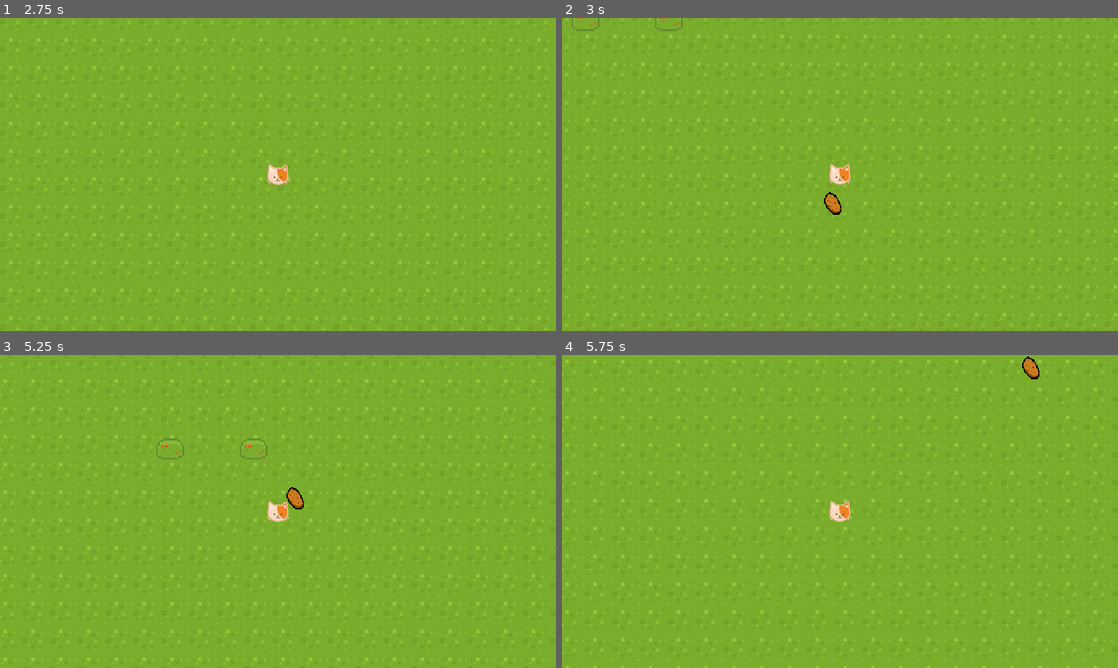
Above: before the commit, frames 1-4 (two rows, left to right).
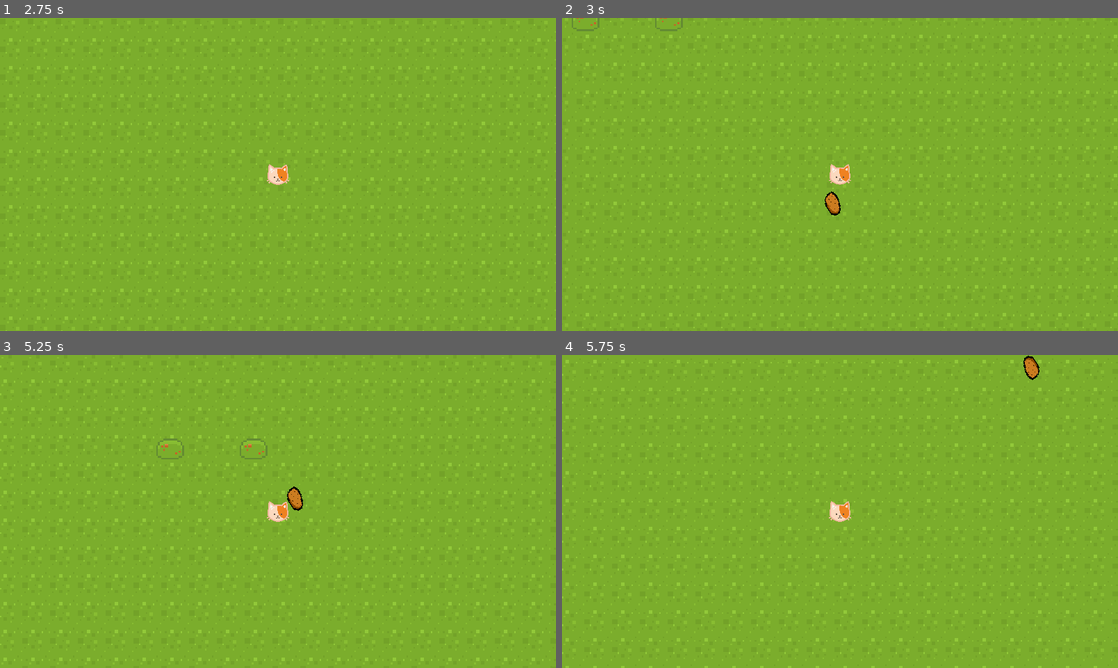
Above: after the commit, the same moments.

Repository: txjgd/GDUnit2
Game: Godot game, scene res://scenes/menu.tscn
Same seed, same stepped clock (60 frames per second), same inputs: the game is played once before the commit and once after it.
Inputs (mouse positions are in pixels of both pictures, inside the frame that each line leads up to):
- Up to frame 1 (2.75 s): tap Space (ui_select) at 0.5 s; move the mouse to (400, 158) at 0.52 s; hold Right (ui_right) 0.53-1.28 s; click (400, 158) at 0.67 s; tap Enter (ui_accept) at 0.77, 1.25, 1.52 s; move the mouse to (166, 190) at 1.27 s; hold Down (ui_down) 1.28-2.03 s; move the mouse to (333, 105) at 2.02 s; hold Right (ui_right) from 2.03 s (still down)
- Up to frame 2 (3 s): move the mouse to (812, 237) at 2.77 s; release Right (ui_right) at 2.78 s; hold Up (ui_up) from 2.78 s (still down); click (812, 237) at 2.92 s
- Up to frame 3 (5.25 s): tap Enter (ui_accept) at 3.02, 3.77, 4.52, 5 s; move the mouse to (444, 558) at 3.52 s; release Up (ui_up) at 3.53 s; hold Left (ui_left) 3.53-5.03 s; move the mouse to (111, 464) at 4.27 s; move the mouse to (305, 511) at 5.02 s; hold Down (ui_down) from 5.03 s (still down); click (305, 511) at 5.17 s
- Up to frame 4 (5.75 s): keep holding Down (ui_down)

Frame 1 is identical in both runs. In frame 2, less than 0.1% of the frame differs, in the area x 47-51%, y 55-64%; in frame 3, less than 0.1%; in frame 4, less than 0.1%, in the area x 82-86%, y 0-8%.

Commit message:
spin projectile

Diff:
--- a/objects/projectile.tscn
+++ b/objects/projectile.tscn
@@ -6,6 +6,43 @@
 
 [sub_resource type="CircleShape2D" id="CircleShape2D_faes1"]
 radius = 5.0
+
+[sub_resource type="Animation" id="Animation_teday"]
+resource_name = "spin"
+loop_mode = 1
+tracks/0/type = "value"
+tracks/0/imported = false
+tracks/0/enabled = true
+tracks/0/path = NodePath("Visual:rotation")
+tracks/0/interp = 1
+tracks/0/loop_wrap = true
+tracks/0/keys = {
+"times": PackedFloat32Array(0, 0.5, 1),
+"transitions": PackedFloat32Array(1, 1, 1),
+"update": 0,
+"values": [0.0, 3.14159, 6.28319]
+}
+
+[sub_resource type="Animation" id="Animation_4863e"]
+length = 0.001
+tracks/0/type = "value"
+tracks/0/imported = false
+tracks/0/enabled = true
+tracks/0/path = NodePath("Visual:rotation")
+tracks/0/interp = 1
+tracks/0/loop_wrap = true
+tracks/0/keys = {
+"times": PackedFloat32Array(0),
+"transitions": PackedFloat32Array(1),
+"update": 0,
+"values": [0.0]
+}
+
+[sub_resource type="AnimationLibrary" id="AnimationLibrary_uu2mi"]
+_data = {
+"RESET": SubResource("Animation_4863e"),
+"spin": SubResource("Animation_teday")
+}
 
 [node name="Projectile" type="Area2D"]
 collision_layer = 4
@@ -22,3 +59,8 @@
 [node name="StraightMoverComponent" type="Node" parent="." node_paths=PackedStringArray("host")]
 script = ExtResource("2_38vef")
 host = NodePath("..")
+
+[node name="AnimationPlayer" type="AnimationPlayer" parent="."]
+libraries = {
+"": SubResource("AnimationLibrary_uu2mi")
+}
--- a/scripts/projectile.gd
+++ b/scripts/projectile.gd
@@ -1,3 +1,6 @@
 extends Area2D
 
 @export var power :float = 10
+
+func _ready() -> void:
+	$AnimationPlayer.play( "spin" )
Not shown: 1 places in objects/projectile.tscn that only renumber resources
